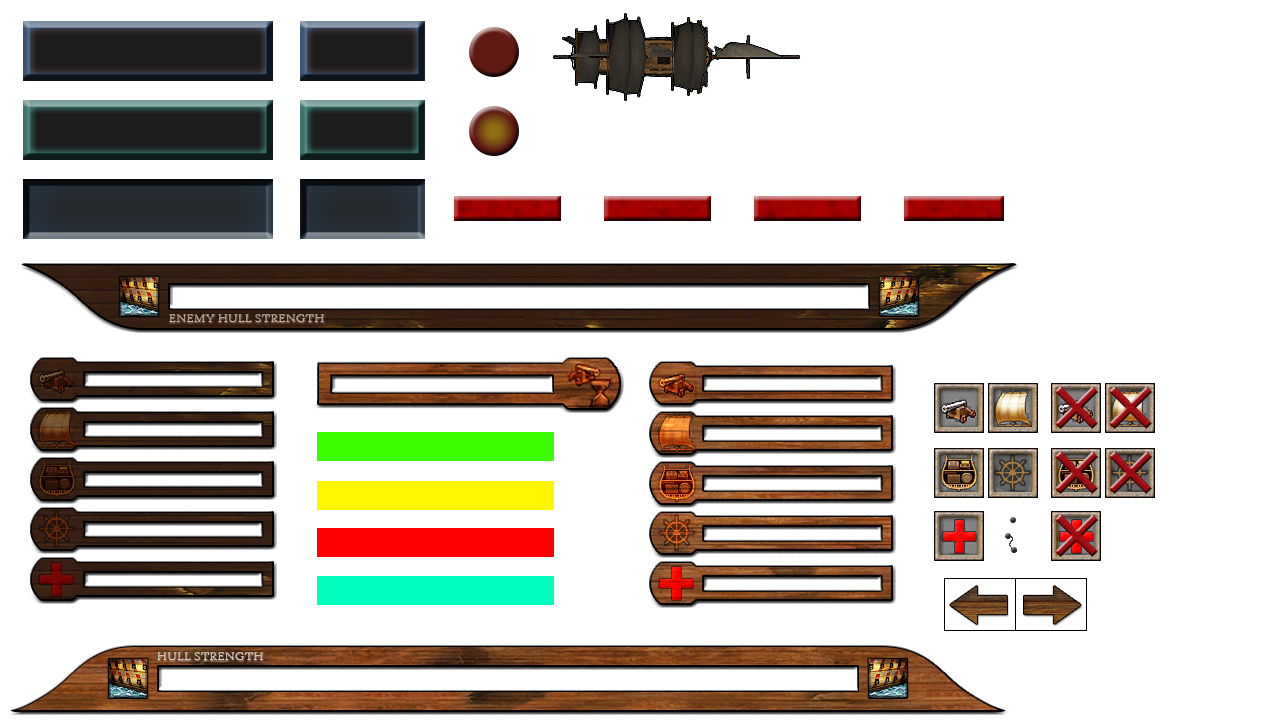
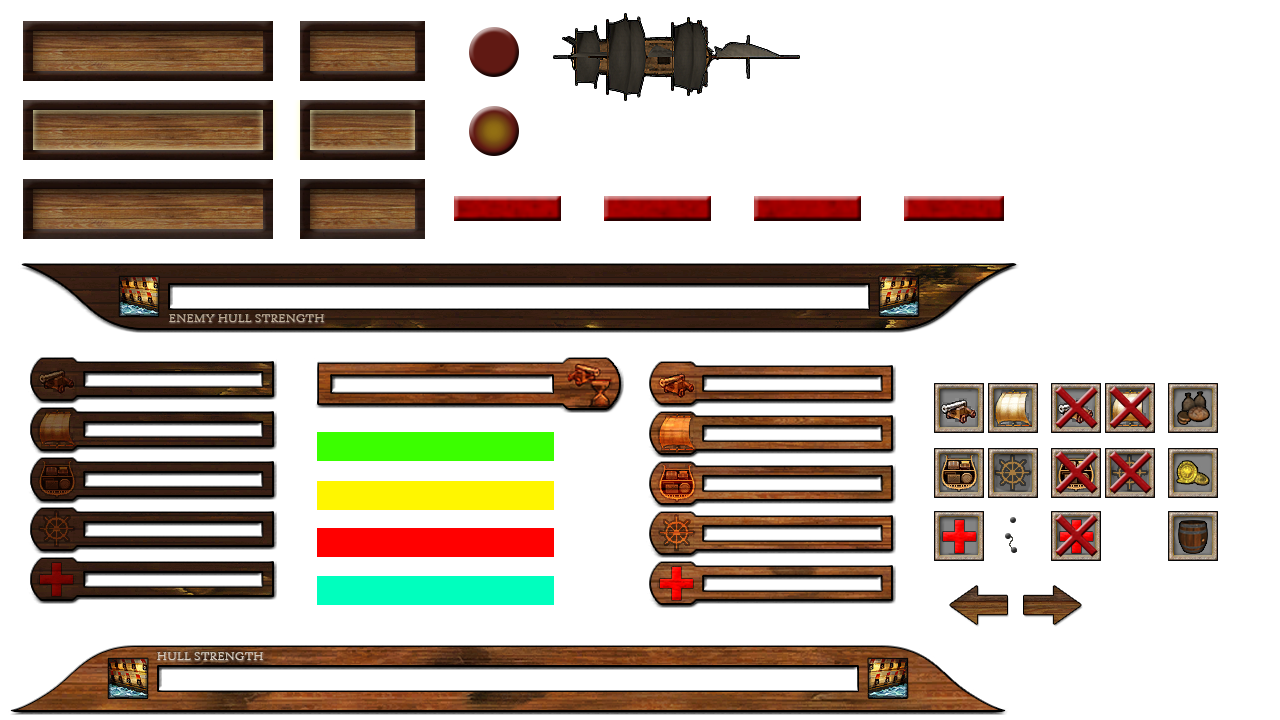
Before/after of a w=1280, h=720 layered artwork. What changed in the layer stack:
added layer "icons resources" above "button normal" over [1168, 383, 1218, 561]
renamed "button placeholder" to "button normal", moved it above "button hover", painted on it over [23, 21, 425, 81]
removed layer "button placeholder hover" over [23, 100, 273, 160]
removed layer "button placeholder press" over [23, 179, 273, 239]
renamed "small button placeholder hover" to "button hover", moved it above "button press", painted on it over [23, 100, 425, 160]
renamed "small button placeholder press" to "button press", moved it above "small button placeholder", painted on it over [23, 179, 425, 239]
hid "small button placeholder", moved it above "Rectangle 1", painted on it over [23, 21, 425, 239]
hid "Rectangle 2 copy" over [1015, 578, 1087, 631]
hid "Rectangle 2" over [944, 578, 1016, 631]
